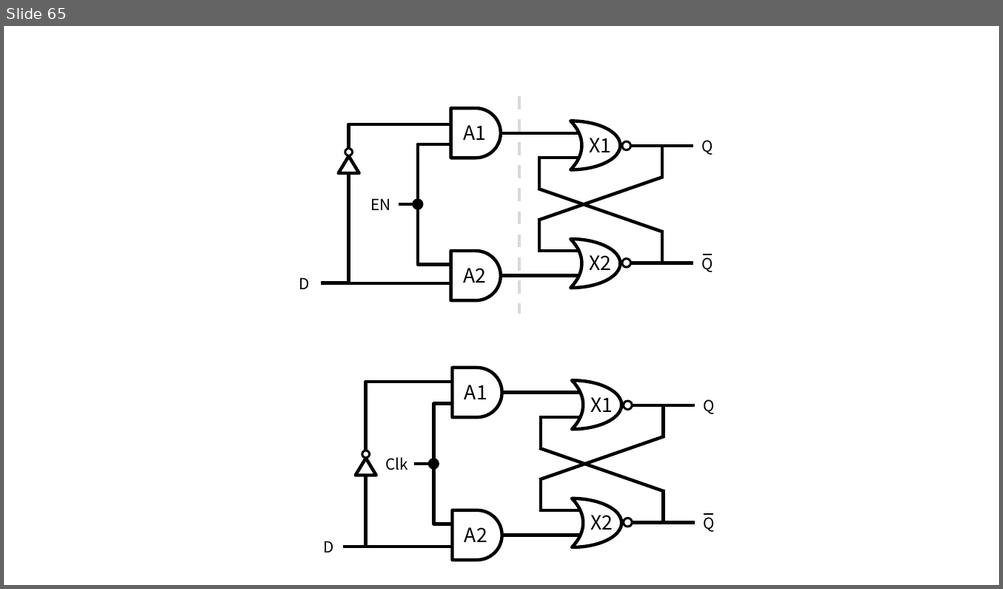
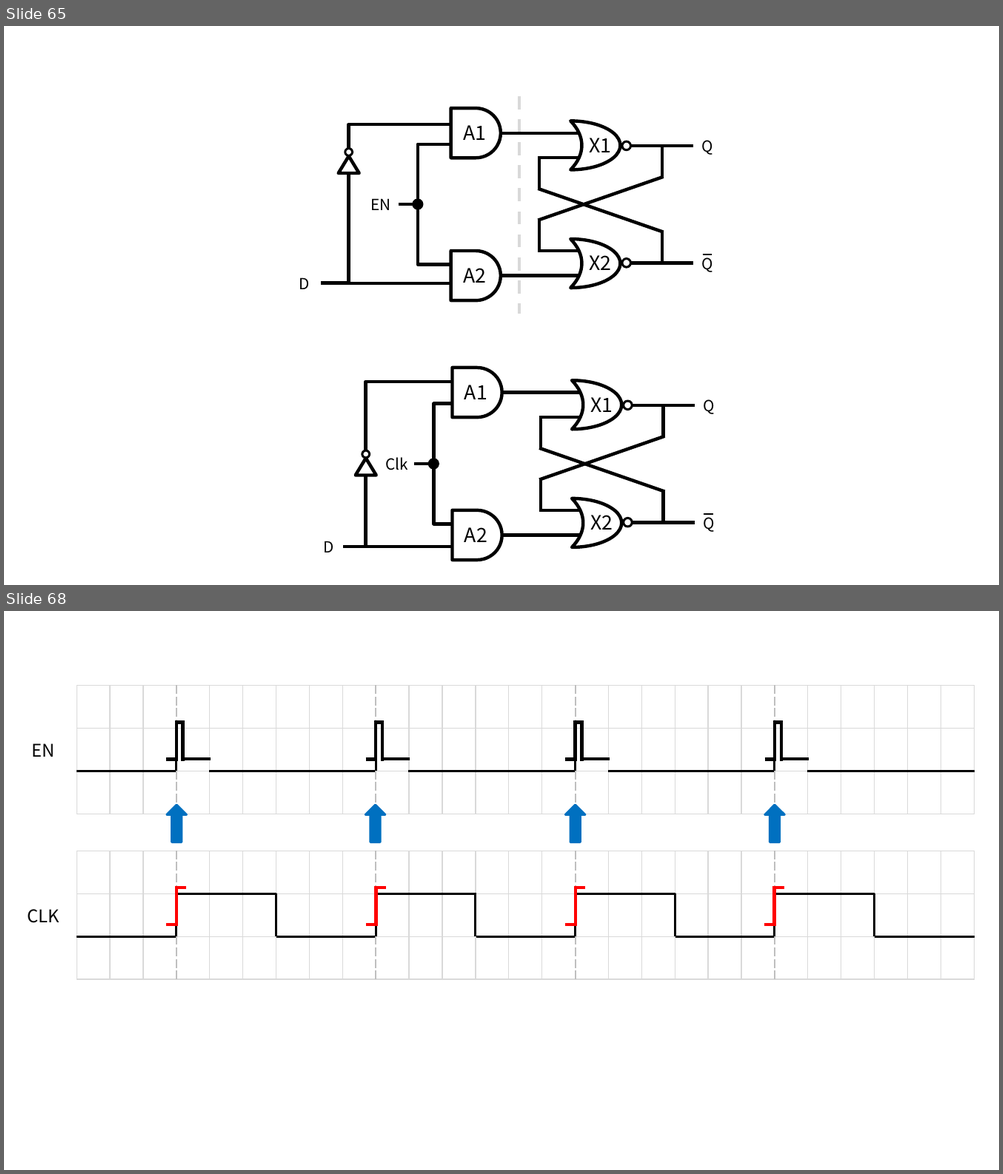
Before and after one commit to momo1108/blog, a slide deck: assets/etc/이미지제작용.pptx. Shown one above the other, each under a label of ours: slide 65 before the commit, slides 65 and 68 after it; the slides between them are not shown. The pictures are 1003x589 and 1003x1174 pixels, drawn with LibreOffice and Linux fonts; fonts in the diff are those of the drawing. Boxes give left, top, right and bottom in pixels: in the first picture for what was removed or moved away, otherwise in the second. Text is boxed around its words. In the diff, an @@ line names an element or a change of style, - is before the commit and + after.

```diff
--- a/assets/etc/이미지제작용.pptx
+++ b/assets/etc/이미지제작용.pptx
@@ slide 68 added at (4,611,999,1170), background #FFFFFF @@
@@ table added at (11,685,972,796), 3 rows, 28 columns @@
+ |  |  |  |  |  |  |  |  |  |  |  |  |  |  |  |  |  |  |  |  |  |  |  |  |  |  | 
+EN |  |  |  |  |  |  |  |  |  |  |  |  |  |  |  |  |  |  |  |  |  |  |  |  |  |  | 
+ |  |  |  |  |  |  |  |  |  |  |  |  |  |  |  |  |  |  |  |  |  |  |  |  |  |  | 
@@ group added at (167,721,210,761): 5 lines @@
@@ group added at (366,721,410,761): 5 lines @@
@@ group added at (565,721,609,761): 5 lines @@
@@ group added at (765,721,808,761): 5 lines @@
@@ up arrow added at (167,805,186,843), fill #0070C0, outline #0070C0 2 pt @@
@@ up arrow added at (366,805,385,843), fill #0070C0, outline #0070C0 2 pt @@
@@ up arrow added at (565,805,585,843), fill #0070C0, outline #0070C0 2 pt @@
@@ up arrow added at (765,805,785,843), fill #0070C0, outline #0070C0 2 pt @@
@@ table added at (11,851,972,962), 3 rows, 28 columns @@
+ |  |  |  |  |  |  |  |  |  |  |  |  |  |  |  |  |  |  |  |  |  |  |  |  |  |  | 
+CLK |  |  |  |  |  |  |  |  |  |  |  |  |  |  |  |  |  |  |  |  |  |  |  |  |  |  | 
+ |  |  |  |  |  |  |  |  |  |  |  |  |  |  |  |  |  |  |  |  |  |  |  |  |  |  | 
@@ line added from (176, 886) to (176, 927), #FF0000 3 pt @@
@@ line added from (177, 888) to (186, 888), #FF0000 3 pt @@
@@ line added from (375, 886) to (375, 927), #FF0000 3 pt @@
@@ line added from (376, 888) to (386, 888), #FF0000 3 pt @@
@@ line added from (575, 886) to (575, 927), #FF0000 3 pt @@
@@ line added from (576, 888) to (585, 888), #FF0000 3 pt @@
@@ line added from (774, 886) to (774, 927), #FF0000 3 pt @@
@@ line added from (775, 888) to (784, 888), #FF0000 3 pt @@
@@ line added from (167, 924) to (175, 924), #FF0000 3 pt @@
@@ line added from (366, 924) to (375, 924), #FF0000 3 pt @@
@@ line added from (565, 924) to (575, 924), #FF0000 3 pt @@
@@ line added from (764, 924) to (774, 924), #FF0000 3 pt @@
```
Also in this commit, not shown: 3 other slides added, 7 other files.
